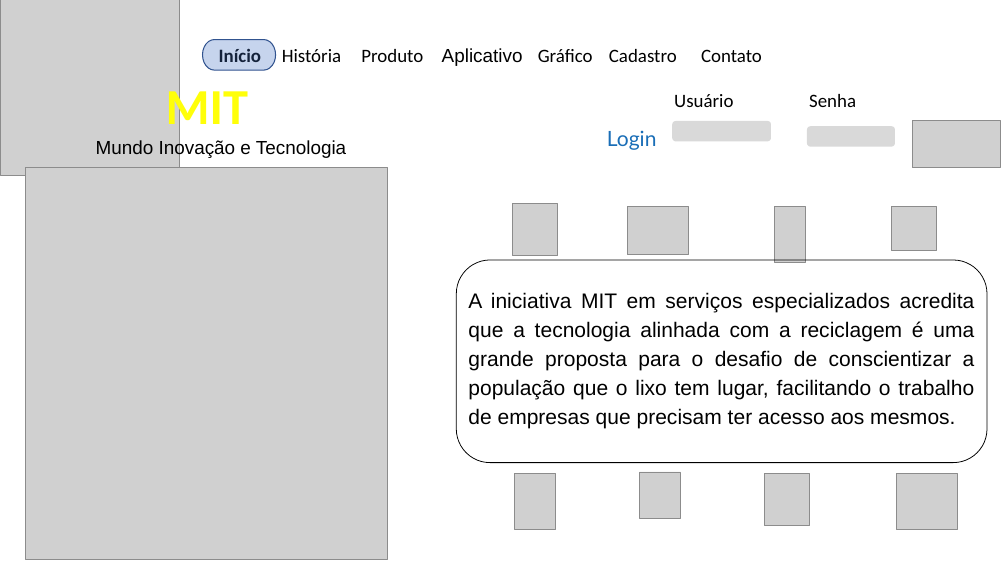
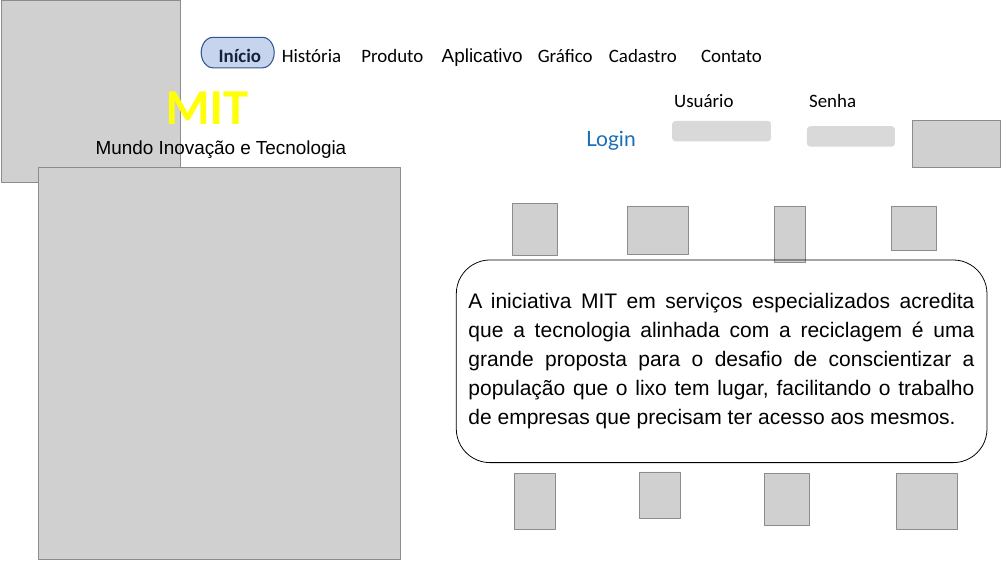
Before and after one commit to Stefany-hub/Projeto2.0, a slide deck: slide 2 of apresentação/v1_PrototipoDeTelas.pptm.pptx (slide 1 before the commit). Drawn at 1008x567 pixels with LibreOffice and Linux fonts; fonts in the diff are those of the drawing; grey boxes stand for pictures. Boxes give left, top, right and bottom in pixels: in the first picture for what was removed or moved away, otherwise in the second. Text is boxed around its words. In the diff, an @@ line names an element or a change of style, - is before the commit and + after.

```diff
--- a/apresentação/v1_PrototipoDeTelas.pptm.pptx
+++ b/apresentação/v1_PrototipoDeTelas.pptm.pptx
@@ picture: place and size @@
-picture at box(0, 0, 179, 175)
+picture at box(1, 0, 180, 182)
@@ text "Login": place and size @@
-text "Login" at box(607, 130, 657, 150)
+text "Login" at box(586, 130, 636, 150)
@@ picture: place and size @@
-picture at box(26, 168, 388, 560)
+picture at box(39, 168, 401, 560)
```
Also in this commit, not shown: 1 slide added, 3 other files.
